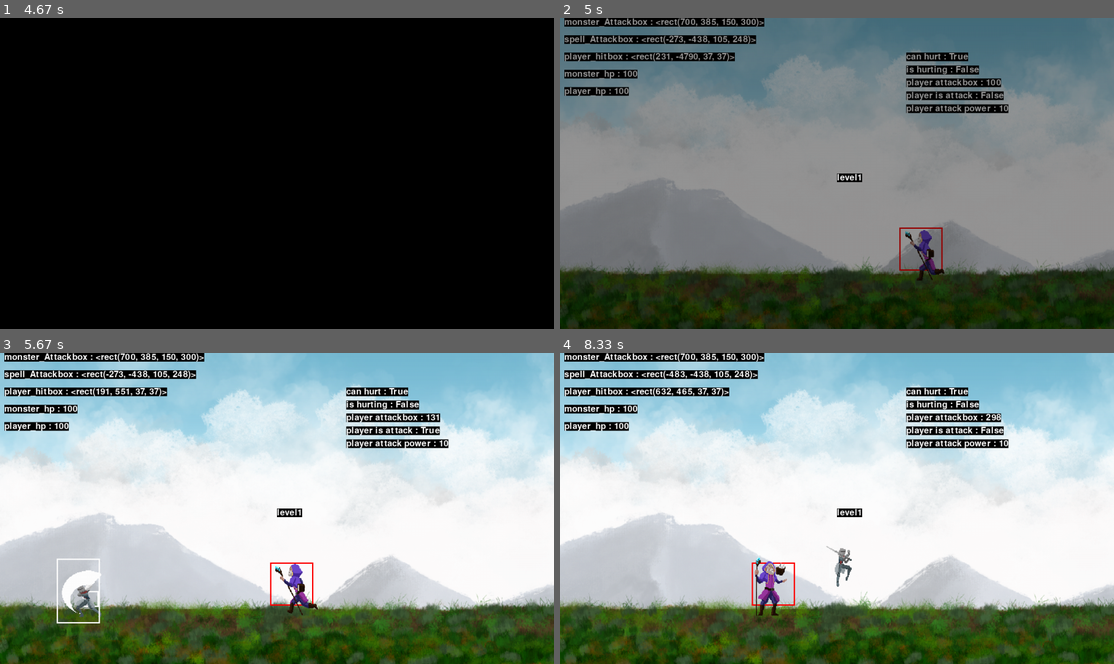
Above: before the commit, frames 1-4 (two rows, left to right).
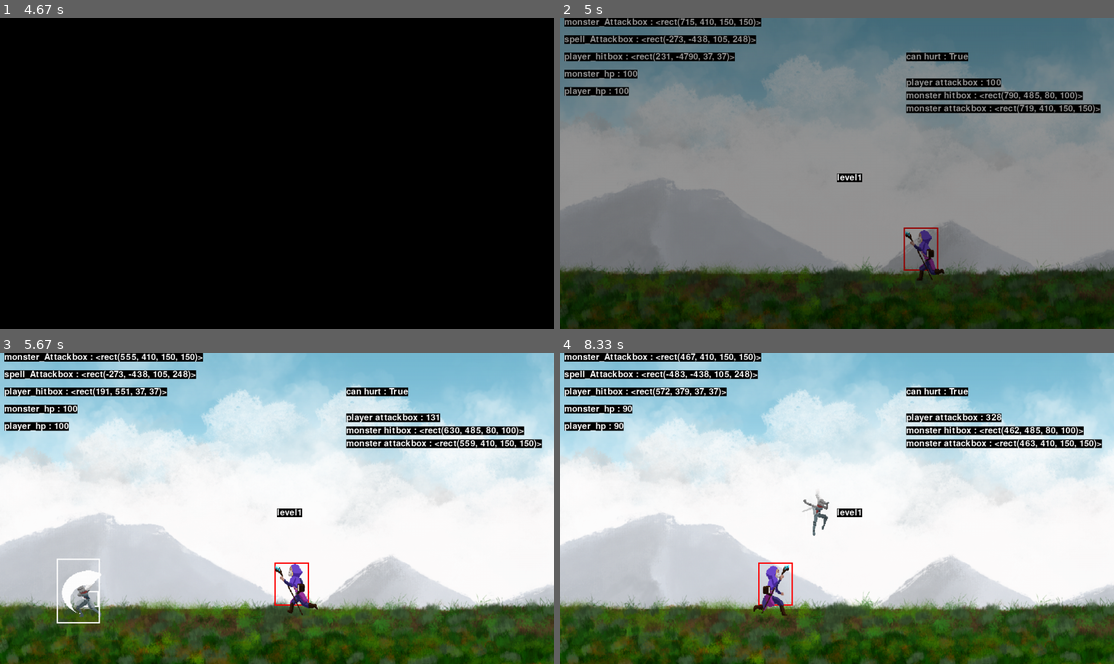
Above: after the commit, the same moments.

Repository: CSID-DGU/2022-1-OSSProj-GaCo-3
Game: pygame game, started from code/game.py
Same seed, same stepped clock (60 frames per second), same inputs: the game is played once before the commit and once after it.
Inputs (mouse positions are in pixels of both pictures, inside the frame that each line leads up to):
- Up to frame 1 (4.67 s): click (277, 173) at 0.38 s
- Up to frame 2 (5 s): tap Space at 4.9 s
- Up to frame 3 (5.67 s): hold Left from 5.23 s (still down); hold A from 5.23 s (still down); tap Space at 5.3, 5.6 s
- Up to frame 4 (8.33 s): release Left at 5.77 s; release A at 5.77 s; hold Left 5.8-6.2 s; hold A 5.8-6.2 s; tap Space at 5.87, 6.17, 6.3, 6.6, 6.97, 7.27, 7.47, 7.77, 7.97, 8.27 s; hold Right 6.23-6.87 s; hold Left 6.9-7.37 s; hold A 6.9-7.37 s; hold Right 7.4-7.87 s; hold Right from 7.9 s (still down)

Frame 1 is identical in both runs. In frame 2, 2.0% of the frame differs, in the area x 22-98%, y 0-82%; in frame 3, 2.1%; in frame 4, 5.4%, in the area x 0-100%, y 0-100%.

Commit message:
feat : abyss ai - attack player

Diff:
--- a/code/abyss.py
+++ b/code/abyss.py
@@ -14,28 +14,32 @@
 
         super().__init__(pos, MONSTER_SIZE, groups, obstacle_sprites)
         self.rect = self.image.get_rect(topleft=pos)
-        self.hitbox = self.rect.inflate(-200, -200) # rect를 양옆, 위아래 방향으로 100씩 줄임
+        self.hitbox = self.rect.inflate(-220, -200)
         self.OffsetX = self.scale[0] / 4 # ??????????????????????????????????????????
         self.look_direction = -1
 
         # 공격
         self.targetPos = 200.0 # 맨 처음에 플레이어 위치를 타겟으로 설정하는 건가?
-        self.attackBox = pygame.Rect(self.rect[0] , self.rect[1], self.scale[0]/2, self.scale[1])
+        # self.attackBox = pygame.Rect((self.hitbox.left, self.hitbox.top), (MONSTER_SIZE[0] // 3, MONSTER_SIZE[1] // 4))
+        self.attackBox = pygame.Rect(self.hitbox.topleft, (MONSTER_SIZE[0]//2, MONSTER_SIZE[1]//2))
+        self.attackBox.topright = self.hitbox.topleft
+
         # 아직 어비스 주문 마법을 생성하지 않았으므로 브링어의 주문을 일단 생성
         self.spell = BringerSpell((-500, -500), BRINGER_SPELL_SIZE, groups, self.obstacle_sprites)
         self.isAttack = False
         self.isDead = False
 
-        self.is_hurting = False
+        # attack1 상태 및 쿨타임 설정
+        self.can_attack = True
+        self.attack_time = None
+        self.attack_duration_time = 3000 # 3초에 한 번씩 공격하기
+
         self.can_hurt = True # default는 공격당할 수 있는 상태, 공격 당한 직후에는 쿨 타임 찰 동안 공격 못 받게 함
         self.hurt_time = None # 공격 당한 직후 해당 시간을 저장, 루프마다 coolsdown()에서 쿨타임 시간 지났는지 확인하기.
-        self.hurt_cooltime = 1000 # 무적 시간 == 공격 안 받을 수 있는 시간 - 1초
-
-        self.AttackPower = 40 # 공격력
+        self.hurt_cooltime = 500 # 무적 시간 == 공격 안 받을 수 있는 시간 - 0.5초
+
+        self.AttackPower = 10 # 공격력
         self.hp = ABYSS_HP # 체력
-
-        # 죽은 상태 판별
-        self.is_death = False
 
     def spellON(self): # 얘는 하는 일이 너무 적음. 수정 필요할 듯
         self.spell.ON(self.targetPos)
@@ -75,8 +79,7 @@
 
         spr = self.spr[self.status]
         #피격 모션인 경우 애니메이션이 느리게 재생되도록 줄어든 델타타임을 인자로 넘김
-        if 'hurt' in self.status:
-            df /= 2.0
+        if 'hurt' in self.status or 'attack' in self.status:
 
             if self.frame_index == len(spr) - 1:
                 self.status = 'idleL' if 'L' in self.status else 'idleR' # hurt 이미지가 끝나면 idle 상태로 바꾸기.
@@ -93,8 +96,9 @@
         # 플레이어와 몬스터의 x좌표 거리가 200이상일 경우, 플레이어 쪽으로 몬스터를 이동시킨다.
         distanceX = self.getHitBox().x - self.targetPos # 0보다 크면 플레이어가 왼쪽에 있음, 0보다 작으면 플레이어가 오른쪽에 있음
 
-        if not self.is_death and ('hurt' not in self.status): # 죽지 않았을 경우, 다치지 않고 있을 경우에만 실행
-            if abs(distanceX) > 200: # 플레이어와의 거리가 200 이상일 경우에, 플레이어 쪽으로 움직이기.
+        # 죽지 않았을 경우, 피격상태가 아닐 경우, 공격 상태가 아닐 경우,
+        if not self.isDead and ('hurt' not in self.status) and ('attack' not in self.status):
+            if abs(distanceX) > 100: # 플레이어와의 거리가 100 이상일 경우에, 플레이어 쪽으로 움직이기.
                 if distanceX > 0: # 플레이어가 왼쪽에 있으면
                     self.status = 'runL' # 왼쪽으로 움직이는 상태로 변경
                     self.direction = -1 # 움직일 때 x값이 작아질 수 있게.
@@ -117,6 +121,10 @@
                     self.look_direction = 1
 
                 # 쿨 타임 주고 기본 공격 사용
+                if self.can_attack: # 공격 가능 상태일 경우
+                    self.attack_time = pygame.time.get_ticks() # 쿨타임 계산을 위한 공격 시작 시간 저장
+                    self.can_attack = False # 쿨 타임 차기 전까지 공격 못 하도록 can_attack을 False로 변경
+                    self.status = 'attack1L' if self.direction == -1 else 'attack1R' # 방향에 맞게 attack1 상태로 변경
 
             # 쿨 타임을 주고 spell 공격 사용
 
@@ -137,20 +145,22 @@
         self.coodsdown()
 
         debug("can hurt : "+str(self.can_hurt), 800, 80)
-        debug("is hurting : "+str(self.is_hurting), 800, 110)
         debug("player attackbox : "+str(self.playerAttackbox.x), 800, 140)
-        debug("player is attack : "+str(self.playerisAttack), 800, 170)
-        debug("player attack power : "+str(self.playerPower), 800, 200)
-
-        # 어택 박스 정보 갱신 -> 하는 일이 뭐지..? attack_hitbox...?
-        attack_hitbox = sub_Coordinate(self.attackBox, (self.CameraOffset[0], self.CameraOffset[1], 0, 0)) # 이 계산을 왜 여기서 하지?
+        debug("monster hitbox : "+str(self.hitbox), 800, 170)
+        debug("monster attackbox : "+str(self.attackBox), 800, 200)
+
+        # 어택 박스 정보 갱신
+        if self.direction == -1:
+            self.attackBox.center = self.hitbox.topleft
+        else:
+            self.attackBox.center = self.hitbox.topright
 
         # attack animation notify
         # 애니메이션 프레임에 따라서, 스프라이트의 몇 번째 그림에 정확히 공격 이미지가 생성되고 사라지는지를
         # 공격시 어택박스 생성, isAttack 시그널로 사용하기.
-        if 'attack' in self.status and not is_death:
-            if (self.frame_index < 7 and self.frame_index > 3): # 어비스 공격 스프라이트의 4, 5, 6 에 공격 이미지 있음
-                pygame.draw.rect(self.display_surface, (255, 0, 0), attack_hitbox, 3) # 빨간 색으로 그림
+        if 'attack' in self.status and not self.isDead:
+            if (self.frame_index < 6 and self.frame_index > 2): # 어비스 공격 스프라이트의 4, 5, 6 에 공격 이미지 있음
+                # pygame.draw.rect(self.display_surface, (0, 0, 255), self.attackBox, 3)  # 파란색
                 self.isAttack = True
             else:
                 self.isAttack = False
@@ -167,7 +177,9 @@
         # 충돌
         # 플레이어 어택박스, 몬스터 히트박스 충돌시
         # if collision_check(self.playerAttackbox, self.getHitBox()) and self.playerAttackbox and self.hittedTime < 0:
-        if collision_check(self.playerAttackbox, self.getHitBox()) and self.playerAttackbox and self.can_hurt and self.playerisAttack:
+        # if collision_check(self.playerAttackbox, self.getHitBox()) and self.playerAttackbox and self.can_hurt and self.playerisAttack:
+        # 플레이어 어택박스, 몬스터 히트박스 충돌 and 몬스터가 피격 가능 상태 and 플레이어가 공격 중일 경우
+        if collision_check(self.playerAttackbox,self.getHitBox()) and self.can_hurt and self.playerisAttack:
             print('attacked')
             self.hp -= self.playerPower
             self.status = 'hurtL' if self.direction == -1 else 'hurtR'
@@ -179,19 +191,22 @@
                 # 플레이어 어택박스가 사라지지 않고 몬스터를 계속 공격하는 현상 발견.
                 # 플레이어 어택박스 위치가 바뀌면 hurt상태를 벗어남. -> colission check 방식을 바꿔야하나?
                 # 일단은 hurt로 상태 변경하자 마자 플레이어 어택박스 위치를 임의로 화변 밖으로 위치시켜서 해당 현상 해결
-                print('aaatttaaaccckkkeeeddd')
                 self.playerAttackbox.x = -100
 
             if self.hp <= 0: # 몬스터 피가 0이하가 되면 죽음 상태로 변경
                 self.status = 'deathR' if self.look_direction == 1 else 'deathL'
-                self.is_death = True
+                self.isDead = True
 
     def coodsdown(self):
         current_time = pygame.time.get_ticks()
 
-        if not self.can_hurt: # 공격당해서 can_hurt가 false가 됐을 경우, hurt_time과 현재 시간을 비교해서 쿨타임 지나면 다시 hurt 가능 상태로 만들어준다.
+        if not self.can_hurt: # 공격당해서 can_hurt가 False 됐을 경우, hurt_time과 현재 시간을 비교해서 쿨타임 지나면 다시 hurt 가능 상태로 만들어준다.
             if current_time - self.hurt_time >= self.hurt_cooltime:
-                self.can_hurt = True # 다시 공격 가능상태로 바꿔준다.
+                self.can_hurt = True # 다시 피격 가능상태로 바꿔준다.
+
+        if not self.can_attack: # 공격 시작 후, can_attack이 False가 됐을 경우
+            if current_time - self.attack_time >= self.attack_duration_time:
+                self.can_attack = True # 다시 공격 가능 상태로 바꿔준다.
 
     # scene.py > level_update() 에서 player.hitbox의 x좌표 값을 받아옴.
     # 플레이어를 따라다닐 때 사용할 것.
